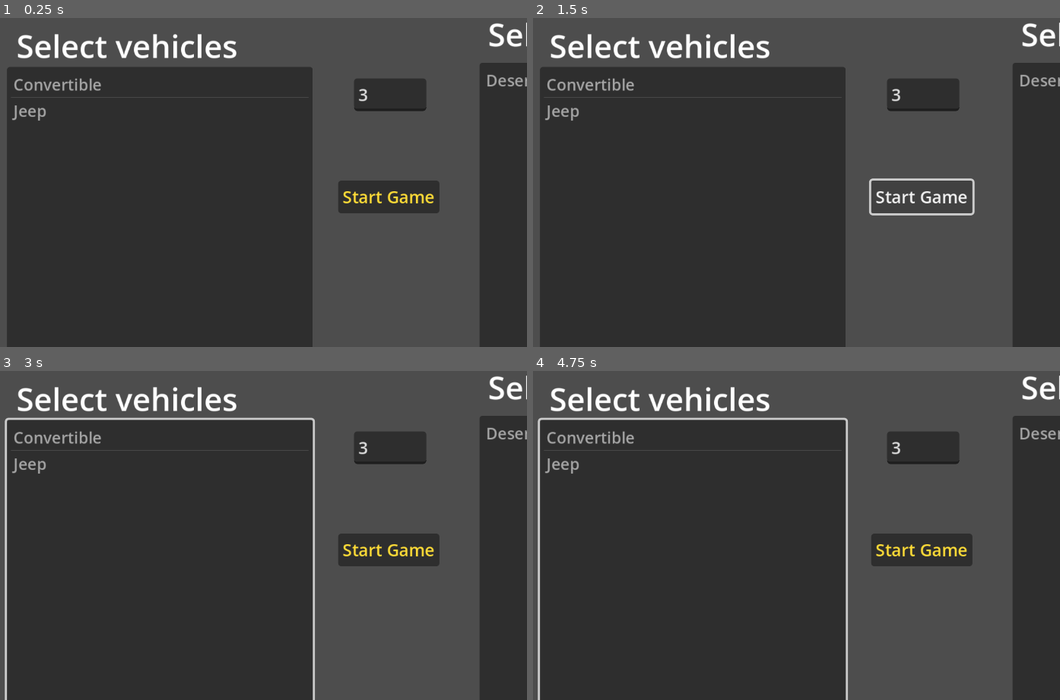
Above: before the commit, frames 1-4 (two rows, left to right).
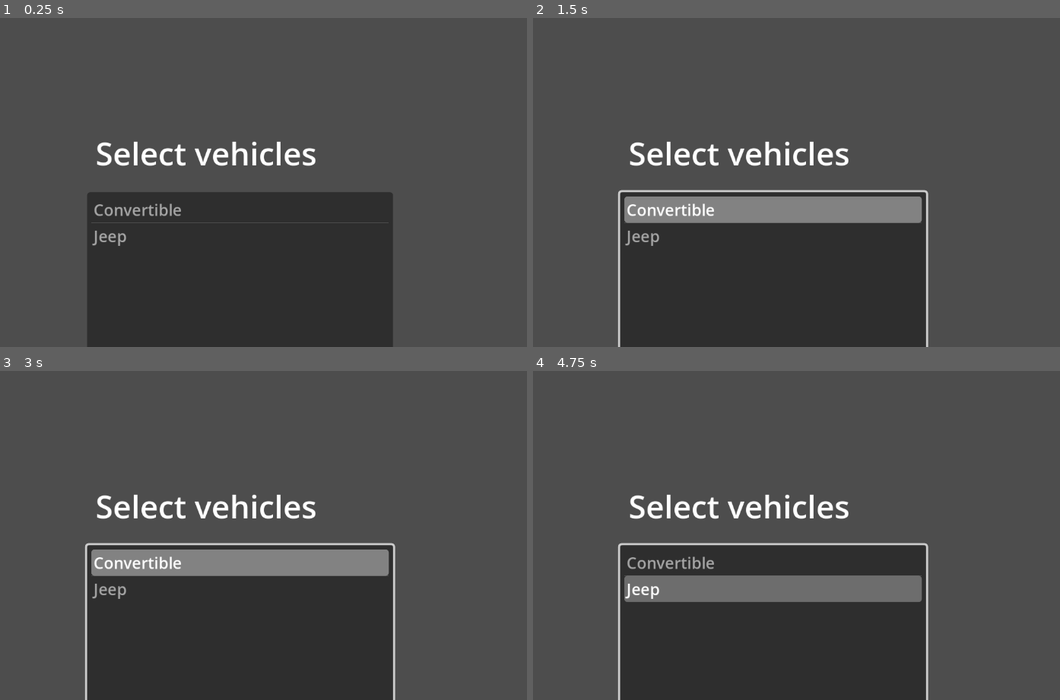
Above: after the commit, the same moments.

Repository: Litho-gh/Initial-Bee
Game: Godot game, scene res://MainMenu/MainMenu.tscn
The game is run twice, just before and just after one commit, with the same random seed, the same clock (stepped at 60 frames per second) and the same inputs.
Inputs (mouse positions are in pixels of both pictures, inside the frame that each line leads up to):
- Up to frame 1 (0.25 s): no input
- Up to frame 2 (1.5 s): click (922, 195) at 0.5 s, where only the run before the commit has a clickable "Start Game"; click (922, 195) at 1.25 s, where only the run before the commit has a clickable "Start Game"
- Up to frame 3 (3 s): tap Enter at 2 s; move the mouse to (358, 512) at 2.02 s; hold D (right) 2.03-2.75 s; tap C (camera) at 2.1 s; click (358, 512) at 2.17 s; tap Space at 2.75 s; drag from (100, 545) to (194, 598) at 2.77 s
- Up to frame 4 (4.75 s): tap Enter at 3.5 s; move the mouse to (817, 453) at 3.52 s; hold D (right) 3.53-4.25 s; tap K at 3.6 s; drag from (727, 598) to (575, 479) at 4.27 s

The runs differ from the first frame. In frame 1, 48% of the frame differs, in the area x 1-100%, y 1-100%; in frame 2, 51%; in frame 3, 52%, in the area x 0-100%, y 1-100%; in frame 4, 52%.
Error before the commit: Attempt to call function 'instantiate' in base 'null instance' on a null instance. (res://Globals/SceneManager.gd:27)

Commit message:
adds ui changes to race end

Diff:
--- a/race-game-source-code/MainMenu/MainMenu.tscn
+++ b/race-game-source-code/MainMenu/MainMenu.tscn
@@ -4,64 +4,72 @@
 
 [node name="MainMenu" type="Control"]
 layout_mode = 3
-anchor_right = 0.817
-anchor_bottom = 0.699
-offset_right = -0.184021
-offset_bottom = 0.0479736
+anchor_right = 0.996
+anchor_bottom = 1.0
+offset_right = -0.39209
+offset_bottom = -2.0
 grow_horizontal = 2
 grow_vertical = 2
 script = ExtResource("1_4rbjt")
 
 [node name="start_game_button" type="Button" parent="."]
 layout_mode = 0
-offset_left = 397.0
-offset_top = 166.0
-offset_right = 493.0
-offset_bottom = 197.0
+offset_left = 529.0
+offset_top = 482.0
+offset_right = 625.0
+offset_bottom = 513.0
 theme_override_colors/font_color = Color(1, 0.866667, 0.215686, 1)
 text = "Start Game"
 
 [node name="laps" type="LineEdit" parent="."]
 layout_mode = 0
-offset_left = 412.0
-offset_top = 69.0
-offset_right = 480.563
-offset_bottom = 100.0
+offset_left = 527.0
+offset_top = 350.0
+offset_right = 596.0
+offset_bottom = 381.0
 text = "3"
 placeholder_text = "laps"
 
+[node name="laps label" type="Label" parent="."]
+layout_mode = 0
+offset_left = 540.0
+offset_top = 322.0
+offset_right = 581.0
+offset_bottom = 347.0
+text = "Laps"
+
 [node name="select_levels" type="Label" parent="."]
 layout_mode = 0
-offset_left = 539.0
-offset_top = 6.0
-offset_right = 633.0
-offset_bottom = 29.0
+offset_left = 764.0
+offset_top = 101.0
+offset_right = 940.0
+offset_bottom = 143.0
 theme_override_font_sizes/font_size = 30
 text = "Select levels"
 
 [node name="levels" type="ItemList" parent="."]
 layout_mode = 0
-offset_left = 531.0
-offset_top = 54.0
-offset_right = 906.0
-offset_bottom = 406.0
+offset_left = 712.0
+offset_top = 164.0
+offset_right = 1087.0
+offset_bottom = 516.0
 theme_override_font_sizes/font_size = 15
 
 [node name="select_vehicles" type="Label" parent="."]
 layout_mode = 0
-offset_left = 92.0
-offset_top = 17.0
-offset_right = 302.0
-offset_bottom = 59.0
+offset_left = 167.0
+offset_top = 119.0
+offset_right = 377.0
+offset_bottom = 161.0
 theme_override_font_sizes/font_size = 30
 text = "Select vehicles"
 
 [node name="vehicles" type="ItemList" parent="."]
 layout_mode = 0
-offset_left = 83.0
-offset_top = 58.0
-offset_right = 373.0
-offset_bottom = 432.0
+offset_left = 159.0
+offset_top = 177.0
+offset_right = 449.0
+offset_bottom = 551.0
 theme_override_font_sizes/font_size = 15
 
 [connection signal="pressed" from="start_game_button" to="." method="_on_start_game_button_pressed"]
--- a/race-game-source-code/Players/UI/PlayerUI.gd
+++ b/race-game-source-code/Players/UI/PlayerUI.gd
@@ -9,28 +9,51 @@
 
 # Display player names and their timer. Sort timers in ascending order and display them.
 func display_all_players():
+	var player_list = $Panel/Results/PlayerList
+
+	for child in player_list.get_children():
+		player_list.remove_child(child)
+		child.queue_free()
+
 	# sort all_players array by players[i].timer value in ascending order
 	var players_sorted = []
 	for player in get_tree().get_nodes_in_group("players"):
-		players_sorted.append([player.name, player.timer])
+		var car_name = player.get_vehicle_name()
+		players_sorted.append([player.name, car_name, player.timer])
 
 	# Sort the players_sorted list by the timer values (second element of each sublist) without using lambda
 	var n = players_sorted.size()
 	for i in range(n - 1):
 		for j in range(n - i - 1):
-			if players_sorted[j][1] > players_sorted[j + 1][1]:
+			if players_sorted[j][2] > players_sorted[j + 1][2]:
 				# Swap the elements
 				var temp = players_sorted[j]
 				players_sorted[j] = players_sorted[j + 1]
 				players_sorted[j + 1] = temp
 
-	var text = "Player name        Finish time\n"
 	for player in players_sorted:
-		text += player[0] + "        " + str(player[1]) + "\n"
+		var hbox = HBoxContainer.new()
 
-	# Assuming label is a pre-defined object with a text attribute
-	label.text = text
+		var name_label = Label.new()
+		name_label.text = player[0]
+		name_label.horizontal_alignment = HORIZONTAL_ALIGNMENT_LEFT
+		name_label.size_flags_horizontal = Control.SIZE_EXPAND_FILL
 
+		var car_label = Label.new()
+		car_label.text = player[1]
+		car_label.horizontal_alignment = HORIZONTAL_ALIGNMENT_CENTER
+		car_label.size_flags_horizontal = Control.SIZE_EXPAND_FILL
+
+		var time_label = Label.new()
+		time_label.text = str(snapped(player[2], 0.001))
+		time_label.horizontal_alignment = HORIZONTAL_ALIGNMENT_RIGHT
+		time_label.size_flags_horizontal = Control.SIZE_EXPAND_FILL
+
+		hbox.add_child(name_label)
+		hbox.add_child(car_label)
+		hbox.add_child(time_label)
+
+		player_list.add_child(hbox)
 
 
 func _on_back_to_main_menu_button_pressed():
--- a/race-game-source-code/Players/UI/PlayerUI.tscn
+++ b/race-game-source-code/Players/UI/PlayerUI.tscn
@@ -1,6 +1,8 @@
-[gd_scene load_steps=2 format=3 uid="uid://cpv2fs6oinw2v"]
+[gd_scene load_steps=3 format=3 uid="uid://cpv2fs6oinw2v"]
 
 [ext_resource type="Script" uid="uid://bqws5c1r5qk88" path="res://Players/UI/PlayerUI.gd" id="1_ega4w"]
+
+[sub_resource type="StyleBoxFlat" id="StyleBoxFlat_jdoih"]
 
 [node name="PlayerUI" type="Control"]
 layout_mode = 3
@@ -8,25 +10,98 @@
 script = ExtResource("1_ega4w")
 
 [node name="Panel" type="Panel" parent="."]
+self_modulate = Color(0, 0, 0, 0.501961)
+z_index = -1
 layout_mode = 0
-offset_left = 286.0
+offset_left = 183.0
 offset_top = 75.0
-offset_right = 851.0
+offset_right = 956.0
 offset_bottom = 583.0
+theme_override_styles/panel = SubResource("StyleBoxFlat_jdoih")
 
-[node name="Label" type="Label" parent="Panel"]
-layout_mode = 0
-offset_left = 76.0
-offset_top = 60.0
-offset_right = 480.0
-offset_bottom = 445.0
+[node name="EventHeader" type="Panel" parent="Panel"]
+layout_mode = 1
+anchors_preset = 5
+anchor_left = 0.5
+anchor_right = 0.5
+offset_left = -87.0
+offset_right = 87.0
+offset_bottom = 40.0
+grow_horizontal = 2
+
+[node name="Label" type="Label" parent="Panel/EventHeader"]
+self_modulate = Color(0.461417, 0.647477, 0.953679, 1)
+layout_mode = 1
+anchors_preset = 8
+anchor_left = 0.5
+anchor_top = 0.5
+anchor_right = 0.5
+anchor_bottom = 0.5
+offset_left = -98.0
+offset_top = -12.0
+offset_right = 99.0
+offset_bottom = 11.0
+grow_horizontal = 2
+grow_vertical = 2
+text = "Event Results"
+horizontal_alignment = 1
+
+[node name="ResultsCategoryHeader" type="Panel" parent="Panel"]
+layout_mode = 1
+anchors_preset = 5
+anchor_left = 0.5
+anchor_right = 0.5
+offset_left = -375.5
+offset_top = 56.0
+offset_right = 372.5
+offset_bottom = 116.0
+grow_horizontal = 2
+
+[node name="Label2" type="Label" parent="Panel/ResultsCategoryHeader"]
+layout_mode = 1
+anchors_preset = 8
+anchor_left = 0.5
+anchor_top = 0.5
+anchor_right = 0.5
+anchor_bottom = 0.5
+offset_left = -368.5
+offset_top = -20.5
+offset_right = 368.5
+offset_bottom = 20.5
+grow_horizontal = 2
+grow_vertical = 2
+text = "- Name -                                                               - Model -                                                    - Finish Time - "
+horizontal_alignment = 1
+vertical_alignment = 1
+
+[node name="Results" type="Panel" parent="Panel"]
+layout_mode = 1
+anchors_preset = 8
+anchor_left = 0.5
+anchor_top = 0.5
+anchor_right = 0.5
+anchor_bottom = 0.5
+offset_left = -374.5
+offset_top = -124.0
+offset_right = 371.5
+offset_bottom = 188.0
+grow_horizontal = 2
+grow_vertical = 2
+
+[node name="PlayerList" type="VBoxContainer" parent="Panel/Results"]
+layout_mode = 1
+anchors_preset = 15
+anchor_right = 1.0
+anchor_bottom = 1.0
+grow_horizontal = 2
+grow_vertical = 2
 
 [node name="BackToMainMenuButton" type="Button" parent="."]
 layout_mode = 0
-offset_left = 348.0
-offset_top = 529.0
-offset_right = 506.0
-offset_bottom = 560.0
-text = "Back to main menu"
+offset_left = 762.0
+offset_top = 534.0
+offset_right = 920.0
+offset_bottom = 565.0
+text = "Continue"
 
 [connection signal="pressed" from="BackToMainMenuButton" to="." method="_on_back_to_main_menu_button_pressed"]
